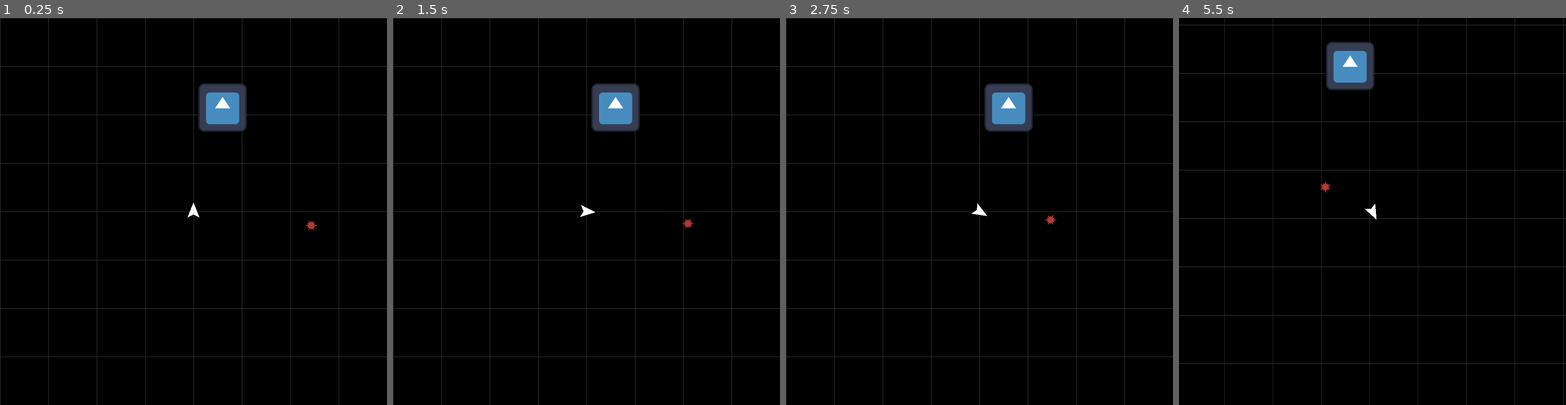
Above: before the commit, frames 1-4 (left to right).
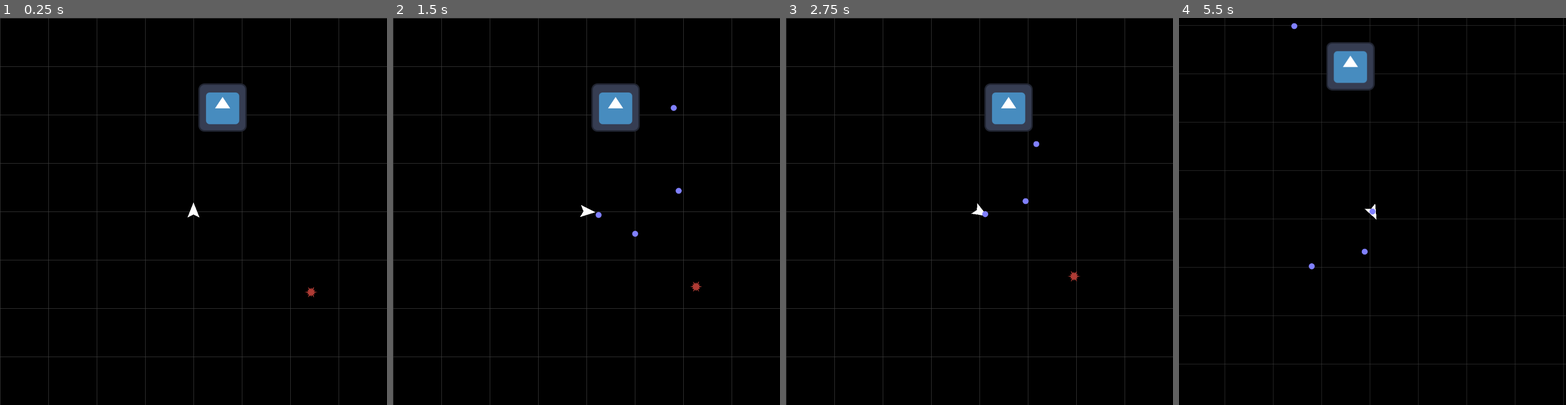
Above: after the commit, the same moments.

Repository: Trantarius/ArcadeGame
Game: Godot game, scene res://main.tscn
Same seed, same stepped clock (60 frames per second), same inputs: the game is played once before the commit and once after it. The engine's default icon, where the game draws it, is replaced by a stand-in: a white triangle on a blue panel in a dark square.
Inputs:
- Up to frame 1 (0.25 s): no input
- Up to frame 2 (1.5 s): tap Enter at 0.5 s; hold D (right) 0.53-1.28 s; hold Space (shoot, bound only after the commit) 0.53-1.28 s; hold A (left) from 1.28 s (still down); tap Space (shoot, bound only after the commit) at 1.35 s
- Up to frame 3 (2.75 s): release A (left) at 2.03 s; hold D (right) from 2.03 s (still down); hold Space (shoot, bound only after the commit) from 2.03 s (still down)
- Up to frame 4 (5.5 s): release D (right) at 2.78 s; release Space (shoot, bound only after the commit) at 2.78 s; hold W (forward) 2.78-3.53 s; tap Space (shoot, bound only after the commit) at 2.85, 4.35 s; hold Space (shoot, bound only after the commit) 3.53-4.28 s; hold A (left) from 3.53 s (still down); hold Space (shoot, bound only after the commit) from 5.03 s (still down)

The runs differ from the first frame. In frame 1, less than 0.1% of the frame differs, in the area x 78-82%, y 52-73%; in frame 2, 0.2%; in frame 3, 0.1%; in frame 4, 2.2%, in the area x 0-100%, y 1-90%.

Commit message:
add projectiles and damage

Diff:
--- /dev/null
+++ b/Actor.gd
@@ -0,0 +1,54 @@
+class_name Actor
+extends CharacterBody2D
+
+@export var max_health:float = 100
+## (Maximum) Linear acceleration
+@export var acceleration:float = 30
+## (Maximum) Linear speed
+@export var max_speed:float = 300
+## (Maximum) Angular speed
+@export var rotation_speed:float = 3
+## Portion of linear velocity decayed per second
+@export var velocity_damp:float = 0
+
+@onready var health:float = max_health
+
+signal death
+signal damage_taken(damage:Damage)
+signal damage_dealt(damage:Damage)
+
+# position the previous frame, used for correcting velocity
+var _last_frame_position:Vector2
+
+func _enter_tree() -> void:
+	_last_frame_position=position
+
+func take_damage(damage:Damage)->void:
+	damage.target=self
+	if(health<0):
+		return # omae wa mo shindeiru
+	health -= damage.amount
+	damage_taken.emit(damage)
+	if(damage.source is Actor):
+		damage.source.damage_dealt.emit(damage)
+	elif(damage.source is Projectile):
+		damage.source.source.damage_dealt.emit(damage)
+	if(health<0):
+		death.emit()
+		queue_free()
+
+# NB: MUST be called by subclass if the subclass implements _physics_process
+func _physics_process(delta: float) -> void:
+
+	velocity *= 1 - velocity_damp * delta
+	if(velocity.length() > max_speed):
+		velocity = velocity.normalized() * max_speed
+
+	move_and_slide()
+
+	var actual_motion:Vector2 = (position-_last_frame_position)
+	var am_lsqr:float = actual_motion.length_squared()
+	if(am_lsqr>0.0001):
+		# project the velocity onto the actual movement direction
+		velocity = actual_motion * max(0,velocity.dot(actual_motion)) / am_lsqr
+	_last_frame_position=position
--- /dev/null
+++ b/Damage.gd
@@ -0,0 +1,11 @@
+class_name Damage
+
+var amount:float
+
+## Method of damage (a projectile or an actor)
+var source:Node2D
+## Actor that will take this damage
+var target:Actor
+
+var position:Vector2
+var direction:Vector2
--- /dev/null
+++ b/Projectile.gd
@@ -0,0 +1,28 @@
+class_name Projectile
+extends PhysicsBody2D
+
+## Time left until deletion
+@export var lifetime:float = 10
+@export var damage_amount:float = 10
+var source:Actor
+var velocity:Vector2
+
+signal hit(collision:KinematicCollision2D)
+
+func _physics_process(delta: float) -> void:
+
+	lifetime-=delta
+	if(lifetime<0):
+		queue_free()
+
+	var collision:KinematicCollision2D = move_and_collide(velocity*delta)
+	if(collision!=null):
+		if(collision.get_collider() is Actor):
+			var damage:Damage = Damage.new()
+			damage.amount=damage_amount
+			damage.source=self
+			damage.position = collision.get_position()
+			damage.direction = velocity.normalized()
+			collision.get_collider().take_damage(damage)
+		hit.emit(collision)
+		queue_free()
--- /dev/null
+++ b/bullet.tscn
@@ -0,0 +1,19 @@
+[gd_scene load_steps=4 format=3 uid="uid://bde3v6ered7ln"]
+
+[ext_resource type="Script" path="res://Projectile.gd" id="1_5u6dh"]
+[ext_resource type="Texture2D" uid="uid://dl7xa5y67kdnt" path="res://circle.png" id="2_bfpjd"]
+
+[sub_resource type="CircleShape2D" id="CircleShape2D_33omy"]
+radius = 8.0
+
+[node name="Bullet" type="CharacterBody2D"]
+collision_layer = 0
+motion_mode = 1
+script = ExtResource("1_5u6dh")
+
+[node name="Sprite2D" type="Sprite2D" parent="."]
+scale = Vector2(0.25, 0.25)
+texture = ExtResource("2_bfpjd")
+
+[node name="CollisionShape2D" type="CollisionShape2D" parent="."]
+shape = SubResource("CircleShape2D_33omy")
--- a/main.tscn
+++ b/main.tscn
@@ -27,8 +27,7 @@
 script = ExtResource("2_0i1pn")
 
 [node name="UILayer" type="CanvasLayer" parent="."]
-
-[node name="Camera2D" type="Camera2D" parent="."]
+layer = 2
 
 [node name="Player" parent="." instance=ExtResource("3_d6lla")]
 
@@ -42,3 +41,4 @@
 shape = SubResource("RectangleShape2D_3hhoi")
 
 [node name="Spiky" parent="." instance=ExtResource("5_geqg6")]
+position = Vector2(312, 214)
--- a/player/Player.gd
+++ b/player/Player.gd
@@ -1,20 +1,10 @@
 class_name Player
-extends CharacterBody2D
+extends Actor
 
-## Highest permitted linear speed
-@export var max_speed:float = 500
-
-## Linear acceleration applied when 'forward' is held
-@export var acceleration:float = 100
-
-## Rotation speed (in radians/second) when 'left' or 'right' is held
-@export var rotation_speed:float = 3
-
-# position the previous frame, used for correcting velocity
-var old_position:Vector2
-
-func _enter_tree()->void:
-	old_position=position
+## Bullets shot per second while holding the 'shoot' button
+@export var fire_rate:float
+## Time until the next shot can be taken
+var shot_timer:float
 
 func _physics_process(delta: float) -> void:
 
@@ -25,15 +15,19 @@
 	if(Input.is_action_pressed('forward')):
 		velocity += global_transform.basis_xform(Vector2.UP).normalized() * acceleration * delta
 
-	if(velocity.length() > max_speed):
-		velocity = velocity.normalized() * max_speed
+	super(delta)
 
-	move_and_slide()
+	shot_timer-=delta
+	if(Input.is_action_pressed('shoot') && shot_timer<=0):
+		fire_bullet()
+		shot_timer = 1.0/fire_rate
 
-	var actual_motion:Vector2 = (position-old_position)
-	var am_lsqr:float = actual_motion.length_squared()
-	if(am_lsqr>0.0001):
-		# project the velocity onto the actual movement direction
-		velocity = actual_motion * max(0,velocity.dot(actual_motion)) / am_lsqr
-
-	old_position=position
+func fire_bullet()->void:
+	var bullet:Projectile = preload("res://bullet.tscn").instantiate()
+	bullet.position = position
+	bullet.velocity = 500 * global_transform.basis_xform(Vector2.UP).normalized() + velocity
+	# enable collision with enemies
+	bullet.collision_mask|=0b100
+	bullet.modulate=Color(0.5,0.5,1)
+	bullet.source=self
+	get_parent().add_child(bullet)
--- a/player/player.tscn
+++ b/player/player.tscn
@@ -3,8 +3,13 @@
 [ext_resource type="Script" path="res://player/Player.gd" id="1_n287t"]
 
 [node name="Player" type="CharacterBody2D" groups=["Players"]]
+collision_layer = 2
+collision_mask = 5
 motion_mode = 1
 script = ExtResource("1_n287t")
+fire_rate = 5.0
+acceleration = 100.0
+max_speed = 500.0
 
 [node name="Polygon2D" type="Polygon2D" parent="."]
 antialiased = true
@@ -14,6 +19,9 @@
 polygon = PackedVector2Array(-16, 16, 0, -24, 16, 16, 0, 8)
 
 [node name="RemoteTransform2D" type="RemoteTransform2D" parent="."]
-remote_path = NodePath("../../Camera2D")
+remote_path = NodePath("../Camera2D")
 update_rotation = false
 update_scale = false
+
+[node name="Camera2D" type="Camera2D" parent="."]
+top_level = true
--- a/project.godot
+++ b/project.godot
@@ -51,6 +51,17 @@
 , Object(InputEventKey,"resource_local_to_scene":false,"resource_name":"","device":-1,"window_id":0,"alt_pressed":false,"shift_pressed":false,"ctrl_pressed":false,"meta_pressed":false,"pressed":false,"keycode":0,"physical_keycode":4194321,"key_label":0,"unicode":0,"echo":false,"script":null)
 ]
 }
+shoot={
+"deadzone": 0.5,
+"events": [Object(InputEventKey,"resource_local_to_scene":false,"resource_name":"","device":-1,"window_id":0,"alt_pressed":false,"shift_pressed":false,"ctrl_pressed":false,"meta_pressed":false,"pressed":false,"keycode":0,"physical_keycode":32,"key_label":0,"unicode":32,"echo":false,"script":null)
+]
+}
+
+[layer_names]
+
+2d_physics/layer_1="Neutral"
+2d_physics/layer_2="Player"
+2d_physics/layer_3="Enemy"
 
 [rendering]
 
--- a/spiky/Spiky.gd
+++ b/spiky/Spiky.gd
@@ -1,23 +1,8 @@
 class_name Spiky
-extends CharacterBody2D
+extends Actor
 
-## Highest permitted linear speed
-@export var max_speed:float = 300
-
-## Linear acceleration towards the player
-@export var acceleration:float = 50
-
-## Maximum rotation speed (purely cosmetic)
-@export var rotation_speed:float = 3
-
-## Portion of velocity decayed per second
-@export var velocity_damp:float = 0.5
-
-# position the previous frame, used for correcting velocity
-var old_position:Vector2
-
-func _enter_tree()->void:
-	old_position=position
+## Damage dealt when colliding with player
+@export var contact_damage:float = 30
 
 func find_target()->Player:
 	var players:Array[Node] = get_tree().get_nodes_in_group('Players')
@@ -47,17 +32,21 @@
 	if(move_dir!=Vector2.ZERO):
 		rotate(sin(move_dir.angle_to(velocity)) * rotation_speed * delta)
 	velocity += move_dir * acceleration * delta
-	velocity *= 1 - velocity_damp * delta
 
-	if(velocity.length() > max_speed):
-		velocity = velocity.normalized() * max_speed
+	super(delta)
 
-	move_and_slide()
+	for coll_idx:int in range(get_slide_collision_count()):
+		var collision:KinematicCollision2D = get_slide_collision(coll_idx)
+		if(collision.get_collider() is Player):
+			var damage:Damage = Damage.new()
+			damage.amount = contact_damage
+			damage.position = collision.get_position()
+			damage.direction = collision.get_normal()
+			damage.source = self
+			collision.get_collider().take_damage(damage)
 
-	var actual_motion:Vector2 = (position-old_position)
-	var am_lsqr:float = actual_motion.length_squared()
-	if(am_lsqr>0.0001):
-		# project the velocity onto the actual movement direction
-		velocity = actual_motion * max(0,velocity.dot(actual_motion)) / am_lsqr
-
-	old_position=position
+			var self_damage:Damage = Damage.new()
+			self_damage.amount = 1000
+			self_damage.position = position
+			self_damage.source = self
+			take_damage(self_damage)
--- a/spiky/spiky.tscn
+++ b/spiky/spiky.tscn
@@ -6,8 +6,11 @@
 radius = 12.0
 
 [node name="Spiky" type="CharacterBody2D" groups=["Enemies"]]
-position = Vector2(313, 37)
+collision_layer = 4
+collision_mask = 7
+motion_mode = 1
 script = ExtResource("1_185kc")
+velocity_damp = 0.5
 
 [node name="Polygon2D" type="Polygon2D" parent="."]
 color = Color(0.686275, 0.231373, 0.207843, 1)
Binary file added: circle.png
Not shown, added: circle.png.import
